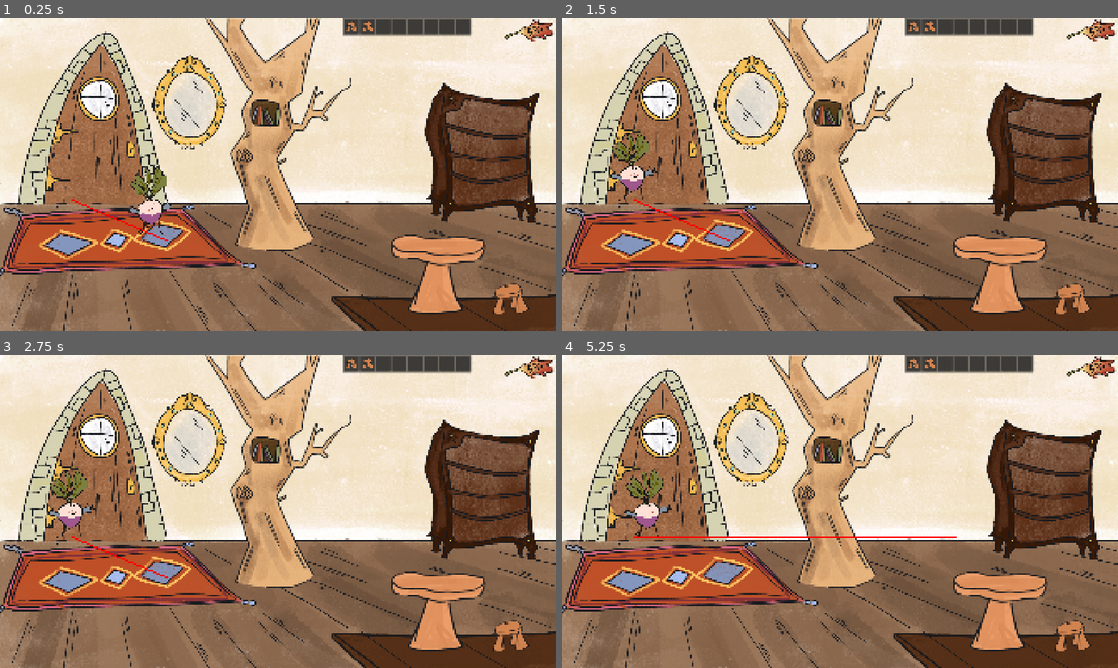
Above: before the commit, frames 1-4 (two rows, left to right).
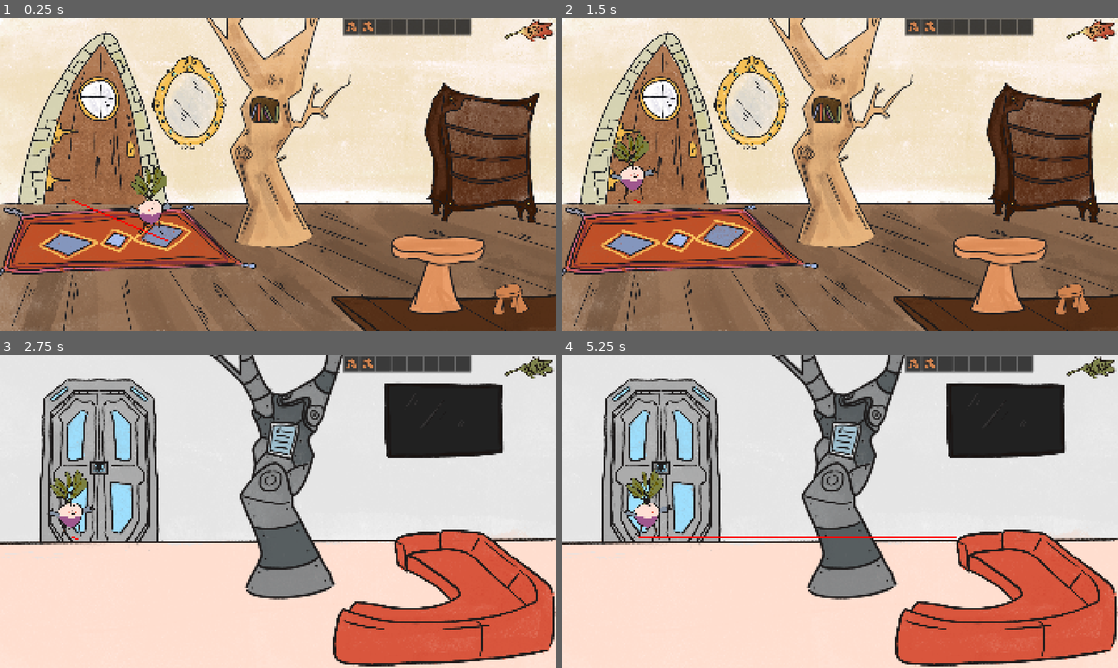
Above: after the commit, the same moments.

Repository: s0lst1ce/microjam60
Game: Godot game, scene res://main.tscn
The game is run twice, just before and just after one commit, with the same random seed, the same clock (stepped at 60 frames per second) and the same inputs.
Inputs (mouse positions are in pixels of both pictures, inside the frame that each line leads up to):
- Up to frame 1 (0.25 s): no input
- Up to frame 2 (1.5 s): click (1090, 30) at 0.52 s; click (1090, 30) at 1.27 s
- Up to frame 3 (2.75 s): click (528, 367) at 2.02 s
- Up to frame 4 (5.25 s): click (1090, 367) at 2.77 s; click (1090, 367) at 3.52 s; click (1090, 367) at 4.27 s; tap Enter at 5 s; move the mouse to (962, 495) at 5.02 s; press the mouse at (962, 495) at 5.03 s

The runs differ from the first frame. In frame 1, 2.9% of the frame differs, in the area x 36-64%, y 0-75%; in frame 2, 3.0%; in frame 3, 83%, in the area x 0-100%, y 0-100%; in frame 4, 83%.

Commit message:
feat: period scene switching

Diff:
--- a/gui.tscn
+++ b/gui.tscn
@@ -3,13 +3,14 @@
 [ext_resource type="Texture2D" uid="uid://h6gfqlgtchkn" path="res://assets/ui/retro_button.png" id="1_jf511"]
 [ext_resource type="Texture2D" uid="uid://csq0cnxwx1d2l" path="res://assets/ui/present_button.png" id="2_0wv8u"]
 [ext_resource type="BitMap" uid="uid://cg1nio33e4lch" path="res://assets/ui/button_mask.png" id="3_67jta"]
+[ext_resource type="Script" uid="uid://d3xb16pwhmsb6" path="res://timeshift_button.gd" id="4_0wv8u"]
 [ext_resource type="Script" uid="uid://br1vdsqomcig" path="res://inventory.gd" id="4_p8208"]
 [ext_resource type="Script" uid="uid://byxc7o3xrfctq" path="res://item_slot.gd" id="5_axmix"]
 [ext_resource type="Resource" uid="uid://dvempd13drk1d" path="res://tabouret.tres" id="6_7u6ry"]
 
 [node name="GUI" type="CanvasLayer" unique_id=1497885613]
 
-[node name="TextureButton" type="TextureButton" parent="." unique_id=1171487050]
+[node name="PeriodButton" type="TextureButton" parent="." unique_id=1171487050]
 offset_left = 1740.0
 offset_top = 1.0
 offset_right = 1919.0
@@ -17,6 +18,7 @@
 texture_normal = ExtResource("1_jf511")
 texture_pressed = ExtResource("2_0wv8u")
 texture_click_mask = ExtResource("3_67jta")
+script = ExtResource("4_0wv8u")
 
 [node name="Inventory" type="Panel" parent="." unique_id=1081666084]
 anchors_preset = 8
@@ -160,3 +162,5 @@
 anchor_right = 0.9
 anchor_bottom = 0.9
 expand_mode = 3
+
+[connection signal="pressed" from="PeriodButton" to="PeriodButton" method="_on_pressed"]
--- /dev/null
+++ b/magpie_lounge_future.tscn
@@ -0,0 +1,66 @@
+[gd_scene format=3 uid="uid://ckfrpcwuevmq"]
+
+[ext_resource type="Texture2D" uid="uid://cugwnpivyj1kk" path="res://assets/present_background.png" id="3_hcmq2"]
+[ext_resource type="Texture2D" uid="uid://da4edho3han4w" path="res://assets/furniture/metal_tree.png" id="4_17hk7"]
+[ext_resource type="Script" uid="uid://cg47jubodtsch" path="res://furniture.gd" id="6_dvf40"]
+[ext_resource type="Texture2D" uid="uid://cauhx4rxceaup" path="res://assets/furniture/tv.png" id="6_hcmq2"]
+[ext_resource type="Script" uid="uid://i5ms0ackvnbo" path="res://item_data.gd" id="7_1dmds"]
+[ext_resource type="Texture2D" uid="uid://ceg33qegr2a7c" path="res://assets/furniture/sofa.png" id="7_17hk7"]
+[ext_resource type="Resource" uid="uid://dblio4fyqcpvq" path="res://branch.tres" id="8_y1ubb"]
+
+[sub_resource type="NavigationPolygon" id="NavigationPolygon_lquwl"]
+vertices = PackedVector2Array(1173.8672, 770.1797, 1824.7969, 766.97656, 1845.3984, 767.3906, 1842.5938, 906.28906, 1153.1406, 861.28906, 1462.1328, 745.28125, 1354.6094, 641.3906, 1112.7891, 664.71875, 25.15625, 612.28906, 1357.6172, 613.2422, 947.4531, 638.7031, 1085.6016, 895.71094, 779.89844, 671.27344, 732.3906, 753.1094, 700.65625, 820.8125, 26.828125, 924.6875, 764.5625, 881.59375, 864.3906, 901.9922)
+polygons = Array[PackedInt32Array]([PackedInt32Array(0, 1, 2, 3, 4), PackedInt32Array(5, 1, 0), PackedInt32Array(6, 5, 0, 7), PackedInt32Array(8, 9, 6, 10), PackedInt32Array(11, 4, 3), PackedInt32Array(6, 7, 10), PackedInt32Array(8, 10, 12), PackedInt32Array(8, 12, 13), PackedInt32Array(8, 13, 14, 15), PackedInt32Array(15, 14, 16), PackedInt32Array(15, 16, 17), PackedInt32Array(3, 15, 17), PackedInt32Array(3, 17, 11)])
+outlines = Array[PackedVector2Array]([PackedVector2Array(-5, 582.2651, 1391, 583.2638, 1386, 630, 1475, 716, 1826, 737, 1876, 738, 1872, 936, -3, 955)])
+agent_radius = 30.0
+
+[node name="MagpieLoungeRetro2" type="Node2D" unique_id=294624938]
+
+[node name="NavigationRegion2D" type="NavigationRegion2D" parent="." unique_id=1534004411]
+position = Vector2(3, 16)
+scale = Vector2(1, 1.0012622)
+navigation_polygon = SubResource("NavigationPolygon_lquwl")
+
+[node name="Polygon2D" type="Polygon2D" parent="NavigationRegion2D" unique_id=1976332460]
+visible = false
+position = Vector2(63, -50.935707)
+polygon = PackedVector2Array(736, 749.05457, 696, 817.9676, 674, 864.9083, 716, 904.8579, 804, 922.8352, 1015, 916.8428, 1064, 891.87427, 1079, 825.9575, 1031, 743.06213, 885, 720.0911)
+
+[node name="Background" type="Sprite2D" parent="." unique_id=1809958094]
+z_index = -4
+y_sort_enabled = true
+texture = ExtResource("3_hcmq2")
+centered = false
+
+[node name="Tree" type="TextureRect" parent="." unique_id=44253081]
+y_sort_enabled = true
+anchors_preset = 12
+anchor_top = 1.0
+anchor_right = 1.0
+anchor_bottom = 1.0
+offset_left = 793.0
+offset_top = 382.0
+offset_right = 1104.0
+offset_bottom = 878.0
+grow_horizontal = 2
+grow_vertical = 0
+scale = Vector2(1.7891448, 1.7891448)
+pivot_offset_ratio = Vector2(0.5, 1)
+texture = ExtResource("4_17hk7")
+script = ExtResource("6_dvf40")
+gives = Array[ExtResource("7_1dmds")]([ExtResource("8_y1ubb")])
+metadata/_custom_type_script = "uid://cg47jubodtsch"
+
+[node name="Tv" type="Sprite2D" parent="." unique_id=1305802874]
+position = Vector2(1532, 227)
+texture = ExtResource("6_hcmq2")
+
+[node name="Furniture" type="TextureRect" parent="." unique_id=673681475]
+offset_left = 1125.0
+offset_top = 569.0
+offset_right = 1888.0
+offset_bottom = 1051.0
+scale = Vector2(1.1689372, 1.1689372)
+texture = ExtResource("7_17hk7")
+script = ExtResource("6_dvf40")
+metadata/_custom_type_script = "uid://cg47jubodtsch"
--- /dev/null
+++ b/magpie_lounge_retro.tscn
@@ -0,0 +1,89 @@
+[gd_scene format=3 uid="uid://dxcn845iyxhhx"]
+
+[ext_resource type="Texture2D" uid="uid://dn4bdxcy5awm3" path="res://assets/furniture/table.png" id="1_avk6x"]
+[ext_resource type="Texture2D" uid="uid://twn8bjec7o0s" path="res://assets/furniture/tabouret.png" id="2_i7bxq"]
+[ext_resource type="Texture2D" uid="uid://dhyo80hwbndai" path="res://assets/retro_backgound.png" id="3_3ylqn"]
+[ext_resource type="Texture2D" uid="uid://cn26q8qv60uib" path="res://assets/furniture/tapis.png" id="4_b1uor"]
+[ext_resource type="Texture2D" uid="uid://beqentmv27ok" path="res://assets/furniture/arbre.png" id="5_jexw7"]
+[ext_resource type="Script" uid="uid://cg47jubodtsch" path="res://furniture.gd" id="6_324kn"]
+[ext_resource type="Script" uid="uid://i5ms0ackvnbo" path="res://item_data.gd" id="7_8xf7p"]
+[ext_resource type="Resource" uid="uid://dblio4fyqcpvq" path="res://branch.tres" id="8_fwmni"]
+[ext_resource type="Texture2D" uid="uid://bue77map4m8ij" path="res://assets/furniture/armoire.png" id="9_q64ew"]
+[ext_resource type="Script" uid="uid://bho5k2mts73f7" path="res://shelf.gd" id="10_ycws2"]
+
+[sub_resource type="NavigationPolygon" id="NavigationPolygon_lquwl"]
+vertices = PackedVector2Array(1173.8672, 770.1797, 1824.7969, 766.97656, 1845.3984, 767.3906, 1842.5938, 906.28906, 1153.1406, 861.28906, 1462.1328, 745.28125, 1354.6094, 641.3906, 1112.7891, 664.71875, 25.15625, 612.28906, 1357.6172, 613.2422, 947.4531, 638.7031, 1085.6016, 895.71094, 779.89844, 671.27344, 732.3906, 753.1094, 700.65625, 820.8125, 26.828125, 924.6875, 764.5625, 881.59375, 864.3906, 901.9922)
+polygons = Array[PackedInt32Array]([PackedInt32Array(0, 1, 2, 3, 4), PackedInt32Array(5, 1, 0), PackedInt32Array(6, 5, 0, 7), PackedInt32Array(8, 9, 6, 10), PackedInt32Array(11, 4, 3), PackedInt32Array(6, 7, 10), PackedInt32Array(8, 10, 12), PackedInt32Array(8, 12, 13), PackedInt32Array(8, 13, 14, 15), PackedInt32Array(15, 14, 16), PackedInt32Array(15, 16, 17), PackedInt32Array(3, 15, 17), PackedInt32Array(3, 17, 11)])
+outlines = Array[PackedVector2Array]([PackedVector2Array(-5, 582.2651, 1391, 583.2638, 1386, 630, 1475, 716, 1826, 737, 1876, 738, 1872, 936, -3, 955)])
+agent_radius = 30.0
+
+[node name="MagpieLoungeRetro" type="Node2D" unique_id=89442096]
+
+[node name="NavigationRegion2D" type="NavigationRegion2D" parent="." unique_id=1519467667]
+position = Vector2(3, 16)
+scale = Vector2(1, 1.0012622)
+navigation_polygon = SubResource("NavigationPolygon_lquwl")
+
+[node name="Polygon2D" type="Polygon2D" parent="NavigationRegion2D" unique_id=103090952]
+visible = false
+position = Vector2(63, -50.935707)
+polygon = PackedVector2Array(736, 749.05457, 696, 817.9676, 674, 864.9083, 716, 904.8579, 804, 922.8352, 1015, 916.8428, 1064, 891.87427, 1079, 825.9575, 1031, 743.06213, 885, 720.0911)
+
+[node name="Table" type="Sprite2D" parent="." unique_id=267225295]
+position = Vector2(1515, 882)
+scale = Vector2(1.8217716, 1.8217716)
+texture = ExtResource("1_avk6x")
+
+[node name="Tabouret" type="Sprite2D" parent="." unique_id=1781395764]
+position = Vector2(1761.9999, 967.00006)
+scale = Vector2(1.4782709, 1.3436931)
+texture = ExtResource("2_i7bxq")
+
+[node name="Background" type="Sprite2D" parent="." unique_id=768375489]
+z_index = -4
+y_sort_enabled = true
+texture = ExtResource("3_3ylqn")
+centered = false
+
+[node name="Tapis" type="Sprite2D" parent="." unique_id=1599519552]
+z_index = -1
+y_sort_enabled = true
+position = Vector2(423, 790)
+texture = ExtResource("4_b1uor")
+
+[node name="Tree" type="TextureRect" parent="." unique_id=1795858068]
+y_sort_enabled = true
+anchors_preset = 12
+anchor_top = 1.0
+anchor_right = 1.0
+anchor_bottom = 1.0
+offset_left = 793.0
+offset_top = 382.0
+offset_right = 1104.0
+offset_bottom = 878.0
+grow_horizontal = 2
+grow_vertical = 0
+scale = Vector2(1.7891448, 1.7891448)
+pivot_offset_ratio = Vector2(0.5, 1)
+texture = ExtResource("5_jexw7")
+script = ExtResource("6_324kn")
+gives = Array[ExtResource("7_8xf7p")]([ExtResource("8_fwmni")])
+metadata/_custom_type_script = "uid://cg47jubodtsch"
+
+[node name="Shelf" type="TextureRect" parent="." unique_id=1150966161]
+y_sort_enabled = true
+anchors_preset = 7
+anchor_left = 0.5
+anchor_top = 1.0
+anchor_right = 0.5
+anchor_bottom = 1.0
+offset_left = 1457.0
+offset_top = 216.0
+offset_right = 1871.0
+offset_bottom = 713.0
+grow_horizontal = 2
+grow_vertical = 0
+texture = ExtResource("9_q64ew")
+script = ExtResource("10_ycws2")
+interacts_with = Array[String](["branch"])
+metadata/_custom_type_script = "uid://cg47jubodtsch"
--- /dev/null
+++ b/main.gd
@@ -0,0 +1,17 @@
+extends Node2D
+
+@onready var current_scene = preload("res://magpie_lounge_retro.tscn").instantiate()
+@onready var mirror_scene = preload("res://magpie_lounge_future.tscn").instantiate()
+@onready var period_button = $GUI/PeriodButton
+
+func _ready() -> void:
+	period_button.switch_period.connect(_on_switch_period)
+	self.add_child(current_scene)
+
+
+func _on_switch_period():
+	self.add_child(mirror_scene)
+	self.remove_child(current_scene)
+	var tmp = current_scene
+	current_scene = mirror_scene
+	mirror_scene = tmp
--- a/main.tscn
+++ b/main.tscn
@@ -1,96 +1,14 @@
 [gd_scene format=3 uid="uid://bjhjoqfra1cc"]
 
-[ext_resource type="Texture2D" uid="uid://dhyo80hwbndai" path="res://assets/retro_backgound.png" id="1_h2yge"]
-[ext_resource type="Texture2D" uid="uid://cn26q8qv60uib" path="res://assets/furniture/tapis.png" id="2_272bh"]
-[ext_resource type="Texture2D" uid="uid://bue77map4m8ij" path="res://assets/furniture/armoire.png" id="3_1bvp3"]
+[ext_resource type="Script" uid="uid://b706afh1dogoc" path="res://main.gd" id="1_lquwl"]
 [ext_resource type="PackedScene" uid="uid://ddwd8jbhsxnli" path="res://player.tscn" id="5_dg77c"]
-[ext_resource type="Texture2D" uid="uid://twn8bjec7o0s" path="res://assets/furniture/tabouret.png" id="6_4c57u"]
 [ext_resource type="PackedScene" uid="uid://1dqe7cr127ry" path="res://gui.tscn" id="6_272bh"]
-[ext_resource type="Script" uid="uid://i5ms0ackvnbo" path="res://item_data.gd" id="6_kek77"]
-[ext_resource type="Resource" uid="uid://dblio4fyqcpvq" path="res://branch.tres" id="7_4c57u"]
-[ext_resource type="Script" uid="uid://bho5k2mts73f7" path="res://shelf.gd" id="9_dg77c"]
-[ext_resource type="Script" uid="uid://cg47jubodtsch" path="res://furniture.gd" id="9_kek77"]
-[ext_resource type="Texture2D" uid="uid://dn4bdxcy5awm3" path="res://assets/furniture/table.png" id="10_efxa6"]
-[ext_resource type="Texture2D" uid="uid://beqentmv27ok" path="res://assets/furniture/arbre.png" id="13_ycdy4"]
-
-[sub_resource type="NavigationPolygon" id="NavigationPolygon_lquwl"]
-vertices = PackedVector2Array(1173.8672, 770.1797, 1824.7969, 766.97656, 1845.3984, 767.3906, 1842.5938, 906.28906, 1153.1406, 861.28906, 1462.1328, 745.28125, 1354.6094, 641.3906, 1112.7891, 664.71875, 25.15625, 612.28906, 1357.6172, 613.2422, 947.4531, 638.7031, 1085.6016, 895.71094, 779.89844, 671.27344, 732.3906, 753.1094, 700.65625, 820.8125, 26.828125, 924.6875, 764.5625, 881.59375, 864.3906, 901.9922)
-polygons = Array[PackedInt32Array]([PackedInt32Array(0, 1, 2, 3, 4), PackedInt32Array(5, 1, 0), PackedInt32Array(6, 5, 0, 7), PackedInt32Array(8, 9, 6, 10), PackedInt32Array(11, 4, 3), PackedInt32Array(6, 7, 10), PackedInt32Array(8, 10, 12), PackedInt32Array(8, 12, 13), PackedInt32Array(8, 13, 14, 15), PackedInt32Array(15, 14, 16), PackedInt32Array(15, 16, 17), PackedInt32Array(3, 15, 17), PackedInt32Array(3, 17, 11)])
-outlines = Array[PackedVector2Array]([PackedVector2Array(-5, 582.2651, 1391, 583.2638, 1386, 630, 1475, 716, 1826, 737, 1876, 738, 1872, 936, -3, 955)])
-agent_radius = 30.0
 
 [node name="Main" type="Node2D" unique_id=393918813]
 y_sort_enabled = true
+script = ExtResource("1_lquwl")
 
-[node name="NavigationRegion2D" type="NavigationRegion2D" parent="." unique_id=993663128]
-position = Vector2(3, 16)
-scale = Vector2(1, 1.0012622)
-navigation_polygon = SubResource("NavigationPolygon_lquwl")
-
-[node name="Polygon2D" type="Polygon2D" parent="NavigationRegion2D" unique_id=2131262010]
-visible = false
-position = Vector2(63, -50.935707)
-polygon = PackedVector2Array(736, 749.05457, 696, 817.9676, 674, 864.9083, 716, 904.8579, 804, 922.8352, 1015, 916.8428, 1064, 891.87427, 1079, 825.9575, 1031, 743.06213, 885, 720.0911)
-
-[node name="Background" type="Sprite2D" parent="." unique_id=266014042]
-z_index = -4
-y_sort_enabled = true
-texture = ExtResource("1_h2yge")
-centered = false
-
-[node name="Tapis" type="Sprite2D" parent="." unique_id=21231797]
-z_index = -1
-y_sort_enabled = true
-position = Vector2(423, 790)
-texture = ExtResource("2_272bh")
-
-[node name="Arbre" type="Sprite2D" parent="." unique_id=1008022547]
-visible = false
-y_sort_enabled = true
-position = Vector2(964, 826)
-scale = Vector2(1.8087593, 1.8087593)
-texture = ExtResource("13_ycdy4")
-offset = Vector2(0, -200)
+[node name="GUI" parent="." unique_id=1497885613 instance=ExtResource("6_272bh")]
 
 [node name="Player" parent="." unique_id=665237645 instance=ExtResource("5_dg77c")]
 position = Vector2(581, 770)
-
-[node name="GUI" parent="." unique_id=1497885613 instance=ExtResource("6_272bh")]
-
-[node name="Table" type="Sprite2D" parent="." unique_id=510489395]
-position = Vector2(1515, 882)
-scale = Vector2(1.8217716, 1.8217716)
-texture = ExtResource("10_efxa6")
-
-[node name="Tabouret" type="Sprite2D" parent="." unique_id=212478400]
-position = Vector2(1761.9999, 967.00006)
-scale = Vector2(1.4782709, 1.3436931)
-texture = ExtResource("6_4c57u")
-
-[node name="Shelf" type="TextureRect" parent="." unique_id=4865340]
-anchors_preset = 7
-anchor_left = 0.5
-anchor_top = 1.0
-anchor_right = 0.5
-anchor_bottom = 1.0
-offset_left = 1457.0
-offset_top = 216.0
-offset_right = 1871.0
-offset_bottom = 713.0
-grow_horizontal = 2
-grow_vertical = 0
-texture = ExtResource("3_1bvp3")
-script = ExtResource("9_dg77c")
-interacts_with = Array[String](["branch"])
-metadata/_custom_type_script = "uid://cg47jubodtsch"
-
-[node name="Tree" type="TextureRect" parent="." unique_id=2013929466]
-offset_left = 672.0
-offset_top = 1.0
-offset_right = 983.0
-offset_bottom = 497.0
-scale = Vector2(1.7891448, 1.7891448)
-texture = ExtResource("13_ycdy4")
-script = ExtResource("9_kek77")
-gives = Array[ExtResource("6_kek77")]([ExtResource("7_4c57u")])
-metadata/_custom_type_script = "uid://cg47jubodtsch"
--- a/shelf.gd
+++ b/shelf.gd
@@ -2,4 +2,5 @@
 
 
 func _interact_with(item: ItemData) -> void:
-	ItemExchange.add_item.emit(load("res://tabouret.tres"))
+	if item.name == "branch":
+		ItemExchange.add_item.emit(load("res://tabouret.tres"))
--- /dev/null
+++ b/timeshift_button.gd
@@ -0,0 +1,11 @@
+extends TextureButton
+
+@export var retro: bool = true
+signal switch_period
+
+func _on_pressed() -> void:
+	retro = !retro
+	var tmp = texture_normal
+	texture_normal = texture_pressed
+	texture_pressed = tmp
+	switch_period.emit()
Not shown, added: main.gd.uid
Not shown, added: timeshift_button.gd.uid
